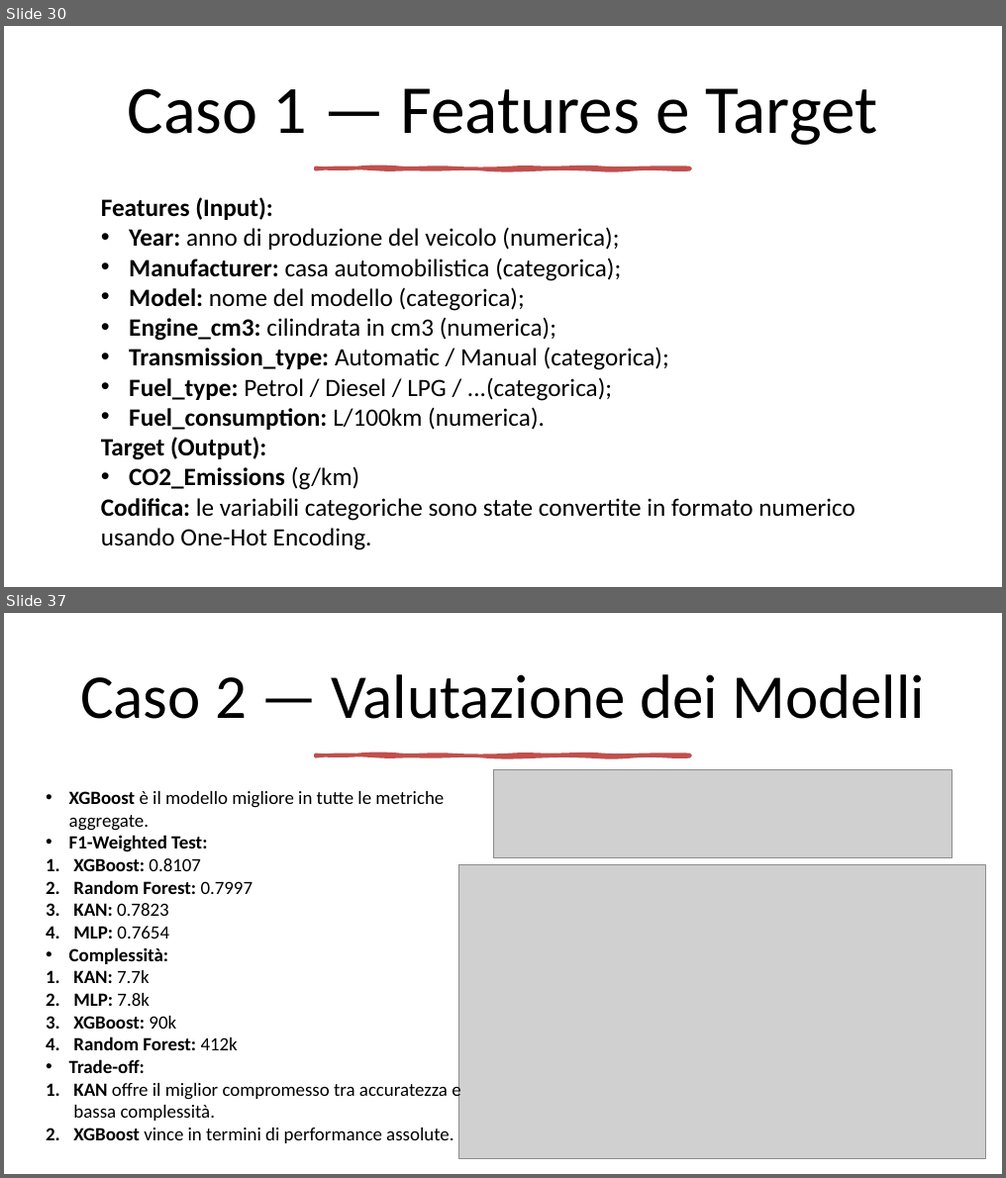
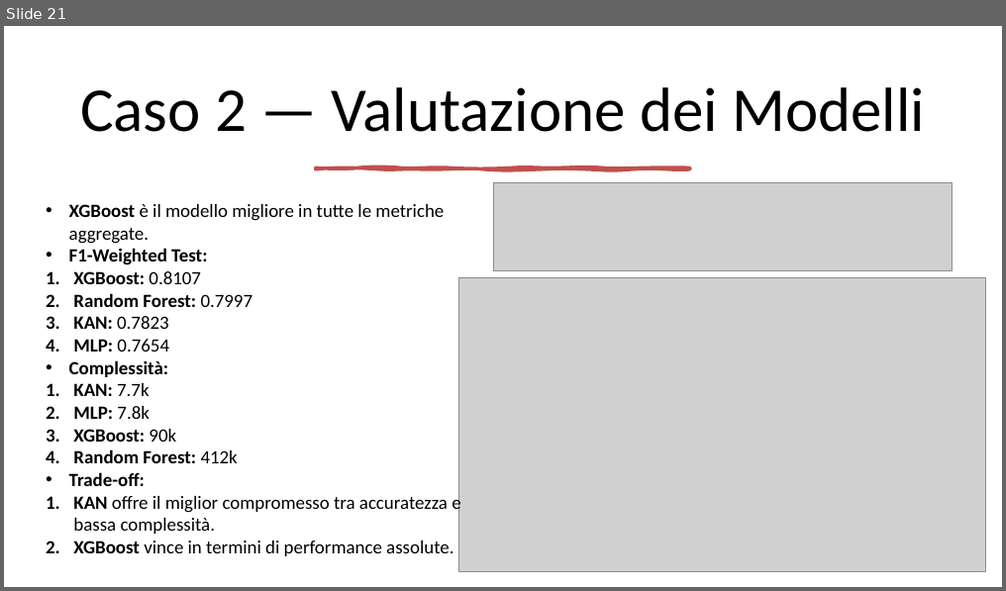
Before and after one commit to mtomas03/Thesis_Paper, a slide deck: Presentation.pptx. Shown one above the other, each under a label of ours: slides 30 and 37 before the commit, slide 21 after it; the slides between them are not shown. The pictures are 1006x1178 and 1006x591 pixels, drawn with LibreOffice and Linux fonts; fonts in the diff are those of the drawing; grey boxes stand for pictures. Boxes give left, top, right and bottom in pixels: in the first picture for what was removed or moved away, otherwise in the second. Text is boxed around its words. In the diff, an @@ line names an element or a change of style, - is before the commit and + after.

```diff
--- a/Presentation.pptx
+++ b/Presentation.pptx
@@ slide 30 removed at bbox=[4, 26, 1002, 587], background #FFFFFF @@
@@ title removed at bbox=[128, 88, 877, 145] @@
-Caso 1 — Features e Target
@@ freeform shape removed at bbox=[316, 169, 690, 170] @@
@@ text removed at bbox=[101, 197, 854, 551] @@
-Features (Input):
-• Year: anno di produzione del veicolo (numerica);
-• Manufacturer: casa automobilistica (categorica);
-• Model: nome del modello (categorica);
-• Engine_cm3: cilindrata in cm3 (numerica);
-• Transmission_type: Automatic / Manual (categorica);
-• Fuel_type: Petrol / Diesel / LPG / ...(categorica);
-• Fuel_consumption: L/100km (numerica).
-Target (Output):
-• CO2_Emissions (g/km)
-Codifica: le variabili categoriche sono state convertite in formato numerico usando One-Hot Encoding.
@@ what was slide 37 is now slide 21 @@
```
Also in this commit, not shown: 14 slides changed, 16 other slides removed.
